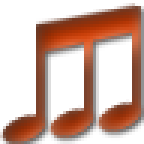
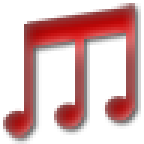
Two versions of the same layered image (w=144, h=144). Layer-by-layer changes:
added layer "图层 3" above "图层 5 副本 2" over (3, 3, 135, 138)
hid "图层 5 副本 2" over (0, 3, 144, 144)
